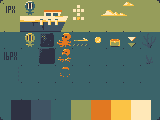
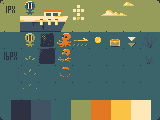
Revision of a layered 160px x 120px image; what changed, layer by layer:
added layer "Splash" above "Treasure" over [23, 56, 37, 89]
